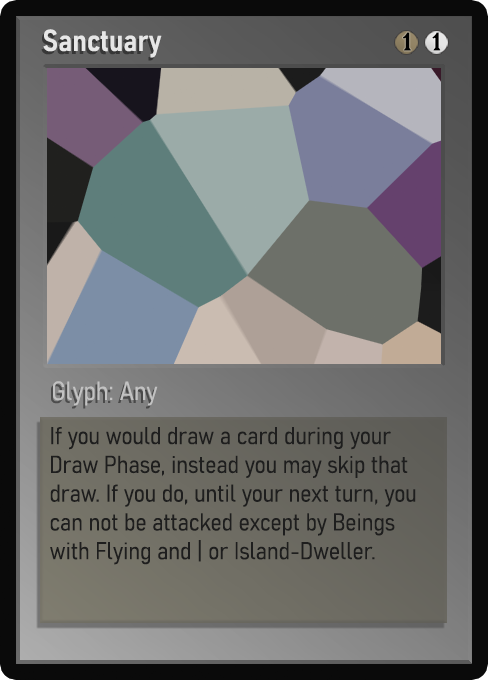
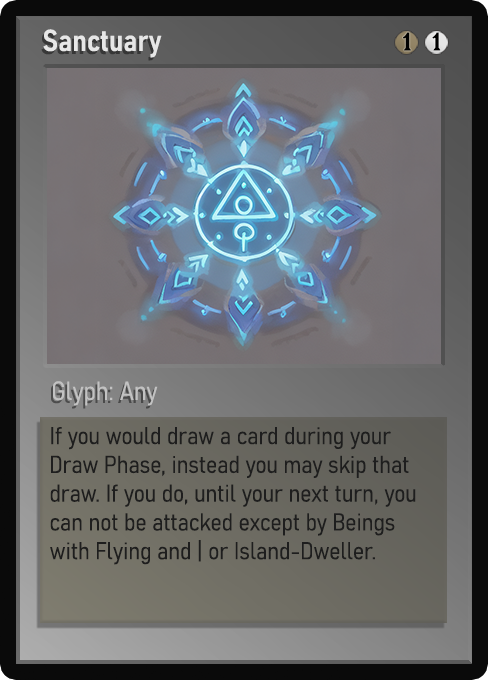
Layers edited between the first and the second 488 × 680 image:
painted on "Name" over [44, 29, 156, 58]
painted on "Class" over [53, 383, 152, 406]
painted on "Desc_norm" over [50, 431, 409, 565]
painted on "Artwork" over [47, 68, 441, 364]
